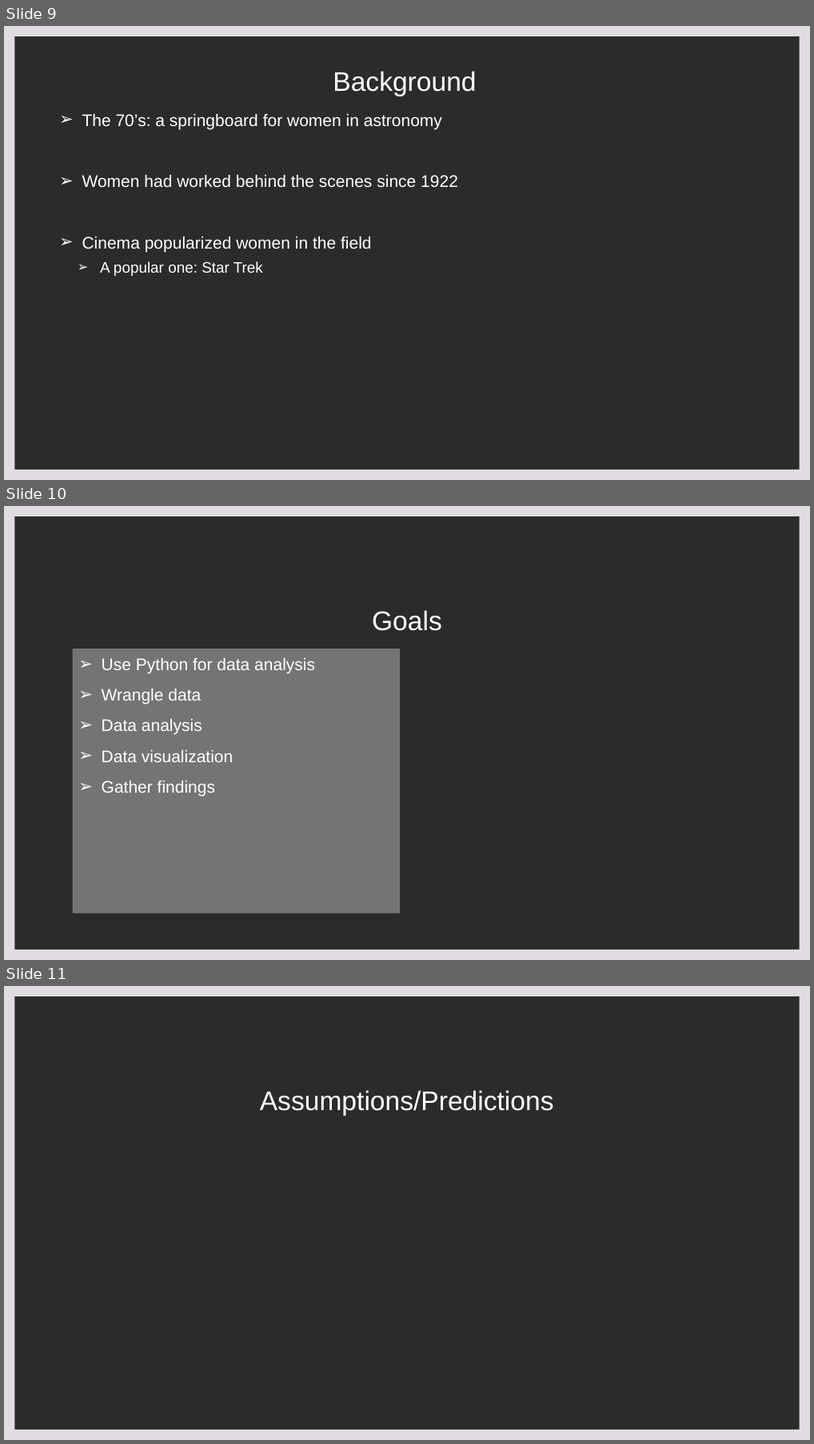
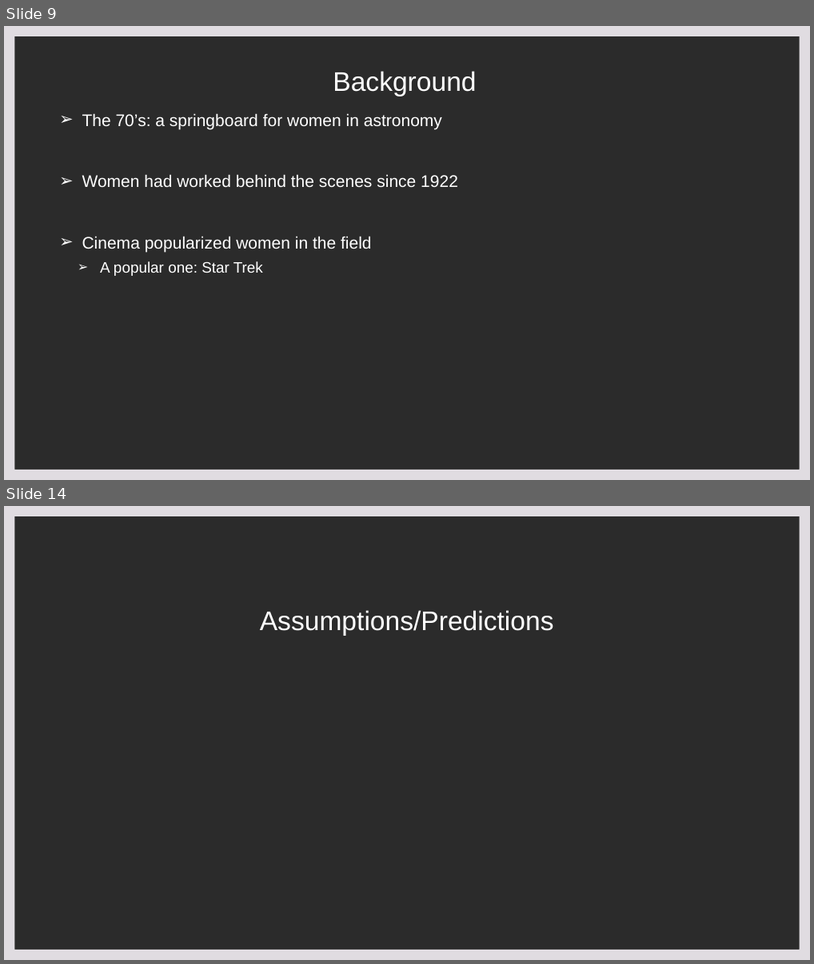
Before and after one commit to rhreich34/NASA-Hiring-Rate, a slide deck: NASA Presentation.pptx. Shown one above the other, each under a label of ours: slides 9, 10 and 11 before the commit, slides 9 and 14 after it; the slides between them are not shown. The pictures are 814x1444 and 814x964 pixels, drawn with LibreOffice and Linux fonts; fonts in the diff are those of the drawing; background and template pictures are left out; a plain dark background stands for a picture behind light text. Boxes give left, top, right and bottom in pixels: in the first picture for what was removed or moved away, otherwise in the second. Text is boxed around its words. In the diff, an @@ line names an element or a change of style, - is before the commit and + after.

```diff
--- a/NASA Presentation.pptx
+++ b/NASA Presentation.pptx
@@ slide 10 removed at box(4, 506, 810, 960), background picture (left out); not listed: 1 template element that a slide beside it also shows @@
@@ title removed at box(372, 610, 442, 631) @@
-Goals
@@ text removed at box(72, 648, 400, 913) @@
-➢ Use Python for data analysis
-➢ Wrangle data
-➢ Data analysis
-➢ Data visualization
-➢ Gather findings
@@ what was slide 11 is now slide 14 @@
```
Also in this commit, not shown: 10 slides added, 2 other slides removed.
